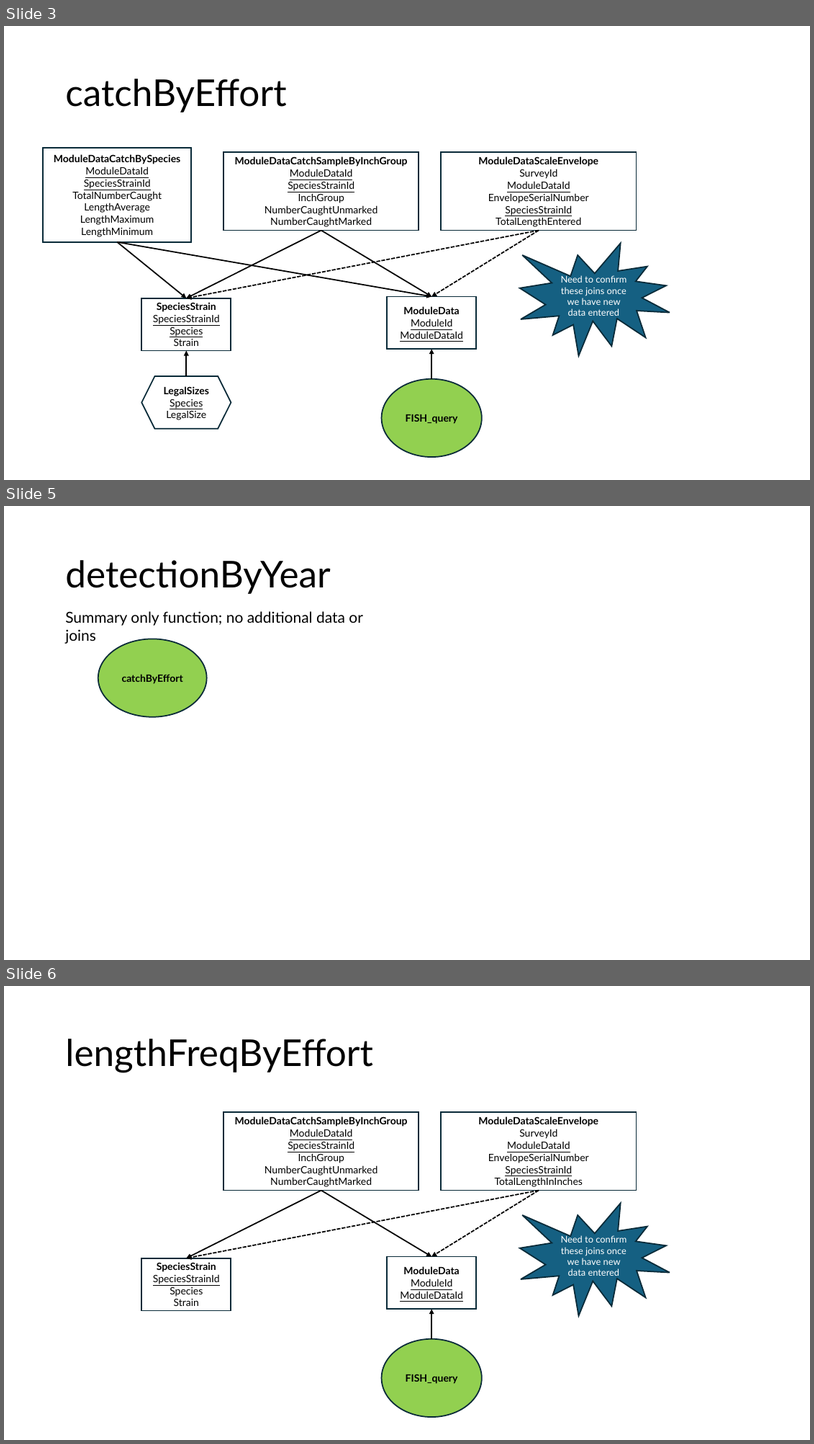
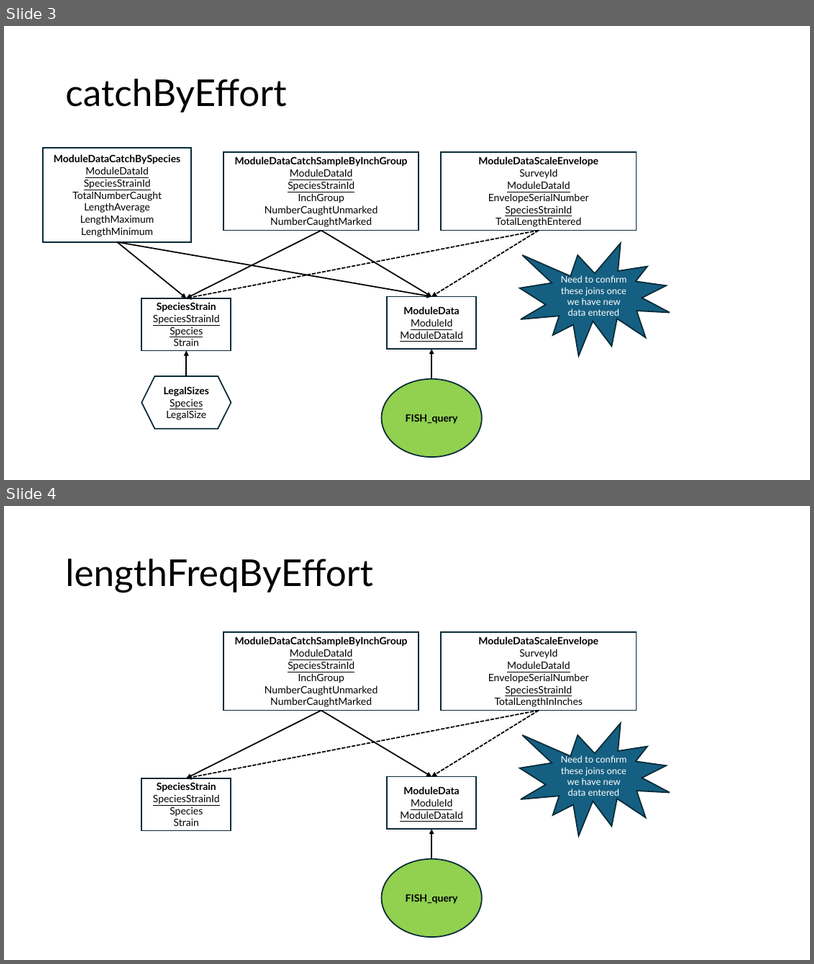
Before and after one commit to DNRFISH/MFA, a slide deck: dev/MFA_table_joins.pptx. Shown one above the other, each under a label of ours: slides 3, 5 and 6 before the commit, slides 3 and 4 after it; the slides between them are not shown. The pictures are 814x1444 and 814x964 pixels, drawn with LibreOffice and Linux fonts; fonts in the diff are those of the drawing. Boxes give left, top, right and bottom in pixels: in the first picture for what was removed or moved away, otherwise in the second. Text is boxed around its words. In the diff, an @@ line names an element or a change of style, - is before the commit and + after.

Commit message:
updated catchSummary

```diff
--- a/dev/MFA_table_joins.pptx
+++ b/dev/MFA_table_joins.pptx
@@ slide 5 removed at <box>4,506,810,960</box>, background #FFFFFF @@
@@ title removed at <box>65,560,331,594</box> @@
-detectionByYear
@@ text removed at <box>65,611,363,644</box> @@
-Summary only function; no additional data or joins
@@ ellipse removed at <box>98,639,207,717</box> @@
-catchByEffort
@@ what was slide 6 is now slide 4 @@
```
Also in this commit, not shown: 1 slide changed, 2 other slides removed.
